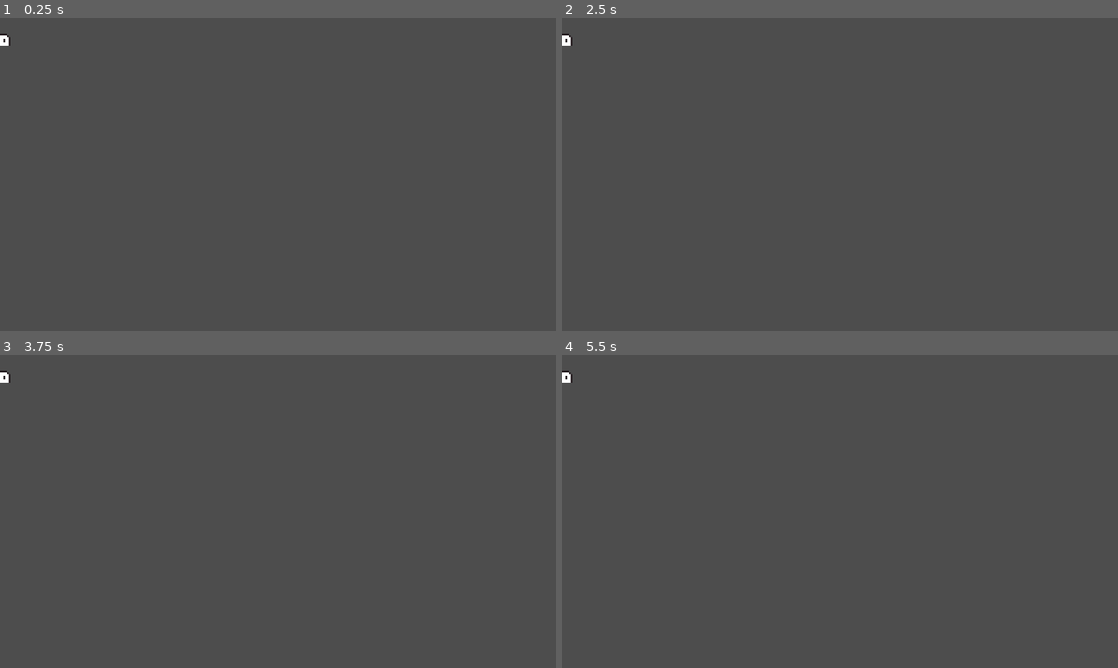
Above: before the commit, frames 1-4 (two rows, left to right).
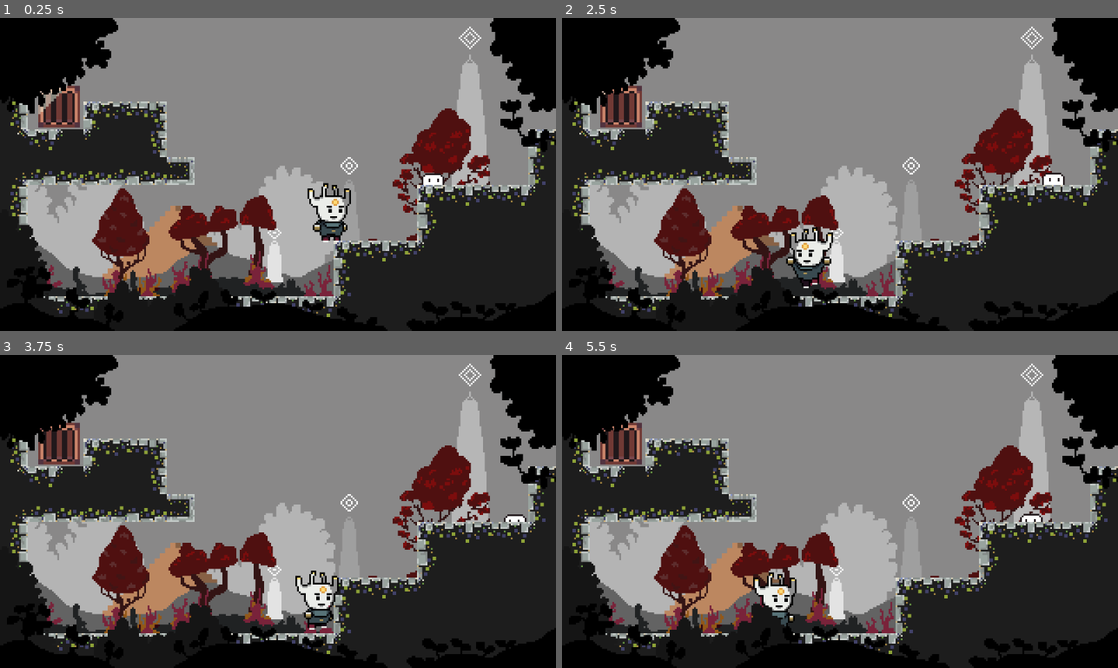
Above: after the commit, the same moments.

Repository: PWilliams0530/Udemy2DMetroidvania
Game: Godot game, scene res://Scenes/main_scene.tscn
Same seed, same stepped clock (60 frames per second), same inputs: the game is played once before the commit and once after it.
Inputs:
- Up to frame 1 (0.25 s): no input
- Up to frame 2 (2.5 s): hold Right (ui_right) 0.53-2.03 s; hold Left (ui_left) from 2.03 s (still down)
- Up to frame 3 (3.75 s): release Left (ui_left) at 2.78 s; hold Right (ui_right) from 2.78 s (still down)
- Up to frame 4 (5.5 s): release Right (ui_right) at 4.28 s; hold Left (ui_left) 4.28-5.03 s; hold Right (ui_right) from 5.03 s (still down)

The runs differ from the first frame. In frame 1, 98% of the frame differs, in the area x 0-100%, y 0-100%; in frame 2, 98%; in frame 3, 98%; in frame 4, 98%.

Commit message:
addedEnemyRayTracing

Diff:
--- /dev/null
+++ b/Scenes/enemies/enemy.gd
@@ -0,0 +1,40 @@
+extends CharacterBody2D
+
+
+var moving_left = true
+var speed = 15
+var gravity = 30
+var health = 3
+
+func _ready():
+	$anim.play("Idle")
+
+func _physics_process(delta):
+	Move()
+	floor_detect()
+
+func Move():
+	if moving_left:
+		velocity.x = speed
+	else:
+		velocity.x = -speed
+	move_and_slide()
+
+	if health <= 0:
+		velocity.x = 0
+		$anim.play("Dead")
+		await $anim.animation_finished
+		queue_free()
+
+func floor_detect():
+	if !$RayCastY.is_colliding() && is_on_floor():
+		moving_left  = !moving_left
+		scale.x = -scale.x
+	elif !$RayCastX.is_colliding() && is_on_wall():
+		moving_left  = !moving_left
+		scale.x = -scale.x
+
+func _on_hitbox_area_entered(area):
+	if area.name == "Sword":
+		print(health)
+		health -= 1
--- /dev/null
+++ b/Scenes/enemies/enemy.tscn
@@ -0,0 +1,160 @@
+[gd_scene load_steps=9 format=3 uid="uid://b06i5e0qsmld8"]
+
+[ext_resource type="Texture2D" uid="uid://cavlf2p64ow2x" path="res://Sprites/Enemies/Enemy2.png" id="1_d7a6w"]
+[ext_resource type="Script" path="res://Scenes/enemies/enemy.gd" id="1_iora2"]
+
+[sub_resource type="RectangleShape2D" id="RectangleShape2D_tj0so"]
+size = Vector2(12.2837, 6.65421)
+
+[sub_resource type="Animation" id="Animation_ih24a"]
+resource_name = "Dead"
+length = 0.8
+tracks/0/type = "value"
+tracks/0/imported = false
+tracks/0/enabled = true
+tracks/0/path = NodePath("Sprite2D:frame")
+tracks/0/interp = 1
+tracks/0/loop_wrap = true
+tracks/0/keys = {
+"times": PackedFloat32Array(0, 0.1, 0.2, 0.3, 0.4, 0.5, 0.6, 0.7),
+"transitions": PackedFloat32Array(1, 1, 1, 1, 1, 1, 1, 1),
+"update": 1,
+"values": [6, 7, 8, 9, 10, 11, 12, 13]
+}
+tracks/1/type = "value"
+tracks/1/imported = false
+tracks/1/enabled = true
+tracks/1/path = NodePath("CollisionShape2D:disabled")
+tracks/1/interp = 1
+tracks/1/loop_wrap = true
+tracks/1/keys = {
+"times": PackedFloat32Array(0, 0.8),
+"transitions": PackedFloat32Array(1, 1),
+"update": 1,
+"values": [true, true]
+}
+
+[sub_resource type="Animation" id="Animation_q347n"]
+resource_name = "Idle"
+length = 0.8
+loop_mode = 1
+tracks/0/type = "value"
+tracks/0/imported = false
+tracks/0/enabled = true
+tracks/0/path = NodePath("Sprite2D:frame")
+tracks/0/interp = 1
+tracks/0/loop_wrap = true
+tracks/0/keys = {
+"times": PackedFloat32Array(0, 0.4),
+"transitions": PackedFloat32Array(1, 1),
+"update": 1,
+"values": [0, 1]
+}
+tracks/1/type = "value"
+tracks/1/imported = false
+tracks/1/enabled = true
+tracks/1/path = NodePath("CollisionShape2D:disabled")
+tracks/1/interp = 1
+tracks/1/loop_wrap = true
+tracks/1/keys = {
+"times": PackedFloat32Array(0, 0.8),
+"transitions": PackedFloat32Array(1, 1),
+"update": 1,
+"values": [false, false]
+}
+tracks/2/type = "value"
+tracks/2/imported = false
+tracks/2/enabled = true
+tracks/2/path = NodePath("CollisionShape2D:shape:size")
+tracks/2/interp = 1
+tracks/2/loop_wrap = true
+tracks/2/keys = {
+"times": PackedFloat32Array(0.1, 0.396971, 0.4),
+"transitions": PackedFloat32Array(1, 1, 1),
+"update": 0,
+"values": [Vector2(12.2837, 6.28563), Vector2(12.2837, 4.65421), Vector2(12.2837, 4.65421)]
+}
+
+[sub_resource type="Animation" id="Animation_5slnr"]
+length = 0.001
+tracks/0/type = "value"
+tracks/0/imported = false
+tracks/0/enabled = true
+tracks/0/path = NodePath("Sprite2D:frame")
+tracks/0/interp = 1
+tracks/0/loop_wrap = true
+tracks/0/keys = {
+"times": PackedFloat32Array(0),
+"transitions": PackedFloat32Array(1),
+"update": 1,
+"values": [0]
+}
+tracks/1/type = "value"
+tracks/1/imported = false
+tracks/1/enabled = true
+tracks/1/path = NodePath("CollisionShape2D:disabled")
+tracks/1/interp = 1
+tracks/1/loop_wrap = true
+tracks/1/keys = {
+"times": PackedFloat32Array(0),
+"transitions": PackedFloat32Array(1),
+"update": 1,
+"values": [false]
+}
+tracks/2/type = "value"
+tracks/2/imported = false
+tracks/2/enabled = true
+tracks/2/path = NodePath("CollisionShape2D:shape:size")
+tracks/2/interp = 1
+tracks/2/loop_wrap = true
+tracks/2/keys = {
+"times": PackedFloat32Array(0),
+"transitions": PackedFloat32Array(1),
+"update": 0,
+"values": [Vector2(12.2837, 6.65421)]
+}
+
+[sub_resource type="AnimationLibrary" id="AnimationLibrary_jsftv"]
+_data = {
+"Dead": SubResource("Animation_ih24a"),
+"Idle": SubResource("Animation_q347n"),
+"RESET": SubResource("Animation_5slnr")
+}
+
+[sub_resource type="CircleShape2D" id="CircleShape2D_uete6"]
+
+[node name="Enemy" type="CharacterBody2D"]
+script = ExtResource("1_iora2")
+
+[node name="CollisionShape2D" type="CollisionShape2D" parent="."]
+position = Vector2(-0.5, 12.8572)
+shape = SubResource("RectangleShape2D_tj0so")
+
+[node name="Sprite2D" type="Sprite2D" parent="."]
+texture = ExtResource("1_d7a6w")
+hframes = 7
+vframes = 2
+
+[node name="anim" type="AnimationPlayer" parent="."]
+libraries = {
+"": SubResource("AnimationLibrary_jsftv")
+}
+
+[node name="RayCastY" type="RayCast2D" parent="."]
+position = Vector2(7, 16)
+target_position = Vector2(0, 17)
+
+[node name="RayCastX" type="RayCast2D" parent="."]
+position = Vector2(7, 13)
+target_position = Vector2(10, 0)
+
+[node name="hitbox" type="Area2D" parent="."]
+light_mask = 32
+visibility_layer = 9
+
+[node name="CollisionShape2D" type="CollisionShape2D" parent="hitbox"]
+position = Vector2(0, 11)
+shape = SubResource("CircleShape2D_uete6")
+debug_color = Color(0.976471, 0.121569, 0.258824, 0.419608)
+
+[connection signal="area_entered" from="hitbox" to="." method="_on_hitbox_area_entered"]
--- a/Scenes/main_scene.tscn
+++ b/Scenes/main_scene.tscn
@@ -12,7 +12,7 @@
 [ext_resource type="Texture2D" uid="uid://bm5nncat6hclp" path="res://Sprites/World 1/Trees.png" id="10_02bly"]
 [ext_resource type="Texture2D" uid="uid://dcbtrufrywtlv" path="res://Sprites/World 1/grass-ground.png" id="11_oh4v4"]
 [ext_resource type="Texture2D" uid="uid://dkqh8gg70r00x" path="res://Sprites/World 1/Foreground.png" id="12_vt2u2"]
-[ext_resource type="Texture2D" uid="uid://cavlf2p64ow2x" path="res://Sprites/Enemies/Enemy2.png" id="13_s5jyw"]
+[ext_resource type="PackedScene" uid="uid://b06i5e0qsmld8" path="res://Scenes/enemies/enemy.tscn" id="13_l1vwa"]
 
 [sub_resource type="TileSetAtlasSource" id="TileSetAtlasSource_yrbf4"]
 texture = ExtResource("2_4cb3p")
@@ -316,124 +316,6 @@
 terrain_set_0/terrain_0/color = Color(0.67451, 0.180392, 0.823529, 1)
 sources/0 = SubResource("TileSetAtlasSource_yrbf4")
 
-[sub_resource type="RectangleShape2D" id="RectangleShape2D_tj0so"]
-size = Vector2(12.2837, 6.65421)
-
-[sub_resource type="Animation" id="Animation_q347n"]
-resource_name = "Idle"
-length = 0.8
-loop_mode = 1
-tracks/0/type = "value"
-tracks/0/imported = false
-tracks/0/enabled = true
-tracks/0/path = NodePath("Sprite2D:frame")
-tracks/0/interp = 1
-tracks/0/loop_wrap = true
-tracks/0/keys = {
-"times": PackedFloat32Array(0, 0.4),
-"transitions": PackedFloat32Array(1, 1),
-"update": 1,
-"values": [0, 1]
-}
-tracks/1/type = "value"
-tracks/1/imported = false
-tracks/1/enabled = true
-tracks/1/path = NodePath("CollisionShape2D:disabled")
-tracks/1/interp = 1
-tracks/1/loop_wrap = true
-tracks/1/keys = {
-"times": PackedFloat32Array(0, 0.8),
-"transitions": PackedFloat32Array(1, 1),
-"update": 1,
-"values": [false, false]
-}
-tracks/2/type = "value"
-tracks/2/imported = false
-tracks/2/enabled = true
-tracks/2/path = NodePath("CollisionShape2D:shape:size")
-tracks/2/interp = 1
-tracks/2/loop_wrap = true
-tracks/2/keys = {
-"times": PackedFloat32Array(0.1, 0.396971, 0.4),
-"transitions": PackedFloat32Array(1, 1, 1),
-"update": 0,
-"values": [Vector2(12.2837, 6.28563), Vector2(12.2837, 4.65421), Vector2(12.2837, 4.65421)]
-}
-
-[sub_resource type="Animation" id="Animation_ih24a"]
-resource_name = "Dead"
-length = 0.8
-tracks/0/type = "value"
-tracks/0/imported = false
-tracks/0/enabled = true
-tracks/0/path = NodePath("Sprite2D:frame")
-tracks/0/interp = 1
-tracks/0/loop_wrap = true
-tracks/0/keys = {
-"times": PackedFloat32Array(0, 0.1, 0.2, 0.3, 0.4, 0.5, 0.6, 0.7),
-"transitions": PackedFloat32Array(1, 1, 1, 1, 1, 1, 1, 1),
-"update": 1,
-"values": [6, 7, 8, 9, 10, 11, 12, 13]
-}
-tracks/1/type = "value"
-tracks/1/imported = false
-tracks/1/enabled = true
-tracks/1/path = NodePath("CollisionShape2D:disabled")
-tracks/1/interp = 1
-tracks/1/loop_wrap = true
-tracks/1/keys = {
-"times": PackedFloat32Array(0, 0.8),
-"transitions": PackedFloat32Array(1, 1),
-"update": 1,
-"values": [true, true]
-}
-
-[sub_resource type="Animation" id="Animation_5slnr"]
-length = 0.001
-tracks/0/type = "value"
-tracks/0/imported = false
-tracks/0/enabled = true
-tracks/0/path = NodePath("Sprite2D:frame")
-tracks/0/interp = 1
-tracks/0/loop_wrap = true
-tracks/0/keys = {
-"times": PackedFloat32Array(0),
-"transitions": PackedFloat32Array(1),
-"update": 1,
-"values": [0]
-}
-tracks/1/type = "value"
-tracks/1/imported = false
-tracks/1/enabled = true
-tracks/1/path = NodePath("CollisionShape2D:disabled")
-tracks/1/interp = 1
-tracks/1/loop_wrap = true
-tracks/1/keys = {
-"times": PackedFloat32Array(0),
-"transitions": PackedFloat32Array(1),
-"update": 1,
-"values": [false]
-}
-tracks/2/type = "value"
-tracks/2/imported = false
-tracks/2/enabled = true
-tracks/2/path = NodePath("CollisionShape2D:shape:size")
-tracks/2/interp = 1
-tracks/2/loop_wrap = true
-tracks/2/keys = {
-"times": PackedFloat32Array(0),
-"transitions": PackedFloat32Array(1),
-"update": 0,
-"values": [Vector2(12.2837, 6.65421)]
-}
-
-[sub_resource type="AnimationLibrary" id="AnimationLibrary_jsftv"]
-_data = {
-"Dead": SubResource("Animation_ih24a"),
-"Idle": SubResource("Animation_q347n"),
-"RESET": SubResource("Animation_5slnr")
-}
-
 [node name="MainScene" type="Node2D"]
 
 [node name="Camera2D" type="Camera2D" parent="."]
@@ -441,24 +323,20 @@
 zoom = Vector2(3, 3)
 
 [node name="Player" parent="." instance=ExtResource("1_j7evd")]
-visible = false
 z_index = 3
 position = Vector2(191, 97)
 
 [node name="Ground" type="TileMap" parent="."]
-visible = false
 z_index = 1
 tile_set = SubResource("TileSet_ub46l")
 format = 2
 layer_0/tile_data = PackedInt32Array(655376, 131072, 1, 655375, 65536, 1, 655374, 65536, 1, 655373, 131072, 1, 655372,  …(4190 unchanged characters)…
 
 [node name="Crate" parent="." instance=ExtResource("3_ccljn")]
-visible = false
 z_index = 1
 position = Vector2(34, 51)
 
 [node name="background" type="Node2D" parent="."]
-visible = false
 
 [node name="bg1" type="Sprite2D" parent="background"]
 z_index = -10
@@ -508,21 +386,5 @@
 texture = ExtResource("12_vt2u2")
 centered = false
 
-[node name="Enemy" type="CharacterBody2D" parent="."]
-
-[node name="CollisionShape2D" type="CollisionShape2D" parent="Enemy"]
-position = Vector2(-0.5, 12.8572)
-shape = SubResource("RectangleShape2D_tj0so")
-
-[node name="Sprite2D" type="Sprite2D" parent="Enemy"]
-texture = ExtResource("13_s5jyw")
-hframes = 7
-vframes = 2
-
-[node name="AnimationPlayer" type="AnimationPlayer" parent="Enemy"]
-libraries = {
-"": SubResource("AnimationLibrary_jsftv")
-}
-
-[node name="RayCast2D" type="RayCast2D" parent="Enemy"]
-visible = false
+[node name="Enemy" parent="." instance=ExtResource("13_l1vwa")]
+position = Vector2(246, 80)
--- a/Scenes/player/player.tscn
+++ b/Scenes/player/player.tscn
@@ -189,7 +189,7 @@
 
 [node name="Sword" type="Area2D" parent="."]
 light_mask = 8
-visibility_layer = 17
+visibility_layer = 49
 position = Vector2(25, 0)
 
 [node name="CollisionShape2D" type="CollisionShape2D" parent="Sword"]
Not shown: 1 places in Scenes/main_scene.tscn that only renumber resources
